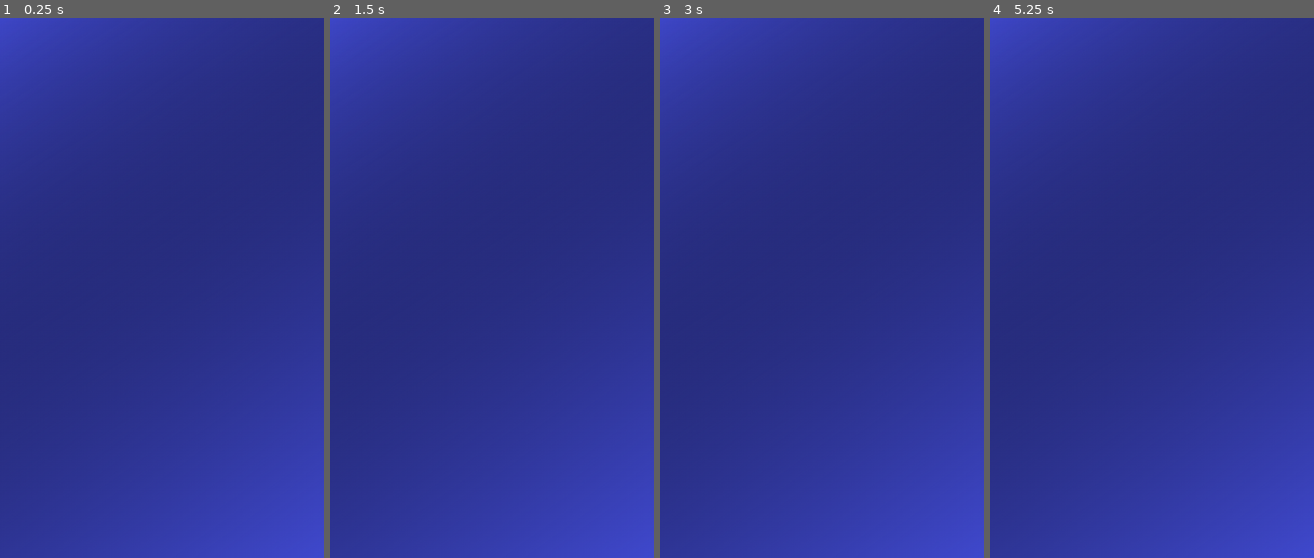
Above: before the commit, frames 1-4 (left to right).
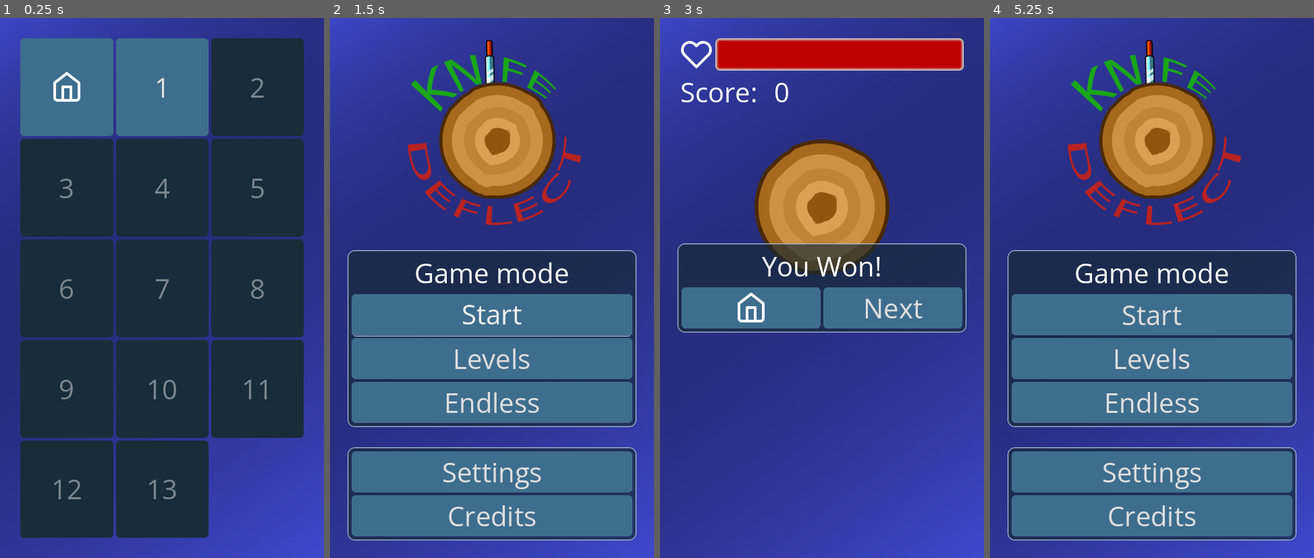
Above: after the commit, the same moments.

Repository: DimonNeAdekvat/Knife-Deflect
Game: Godot game, scene res://UI/levels.tscn
Same seed, same stepped clock (60 frames per second), same inputs: the game is played once before the commit and once after it. This scene is started directly instead of the project's main scene.
Inputs (mouse positions are in pixels of both pictures, inside the frame that each line leads up to):
- Up to frame 1 (0.25 s): no input
- Up to frame 2 (1.5 s): click (398, 88) at 0.52 s; click (492, 315) at 1.25 s, where only the run after the commit has a clickable "Start"
- Up to frame 3 (3 s): click (822, 315) at 2 s, where only the run after the commit has a clickable "Start"; click (822, 401) at 2.75 s, where only the run after the commit has a clickable "Endless"
- Up to frame 4 (5.25 s): click (1223, 309) at 3.5 s, where only the run after the commit has a clickable "Next"; click (1223, 309) at 4.25 s, where only the run after the commit has a clickable "Next"; click (1080, 309) at 5.02 s

The runs differ from the first frame. In frame 1, 72% of the frame differs, in the area x 6-94%, y 3-97%; in frame 2, 53%; in frame 3, 27%; in frame 4, 53%.
Error before the commit: Invalid access to property or key 'state' on a base object of type 'null instance'. (res://Scripts/level_loader.gd:7)

Commit message:
fixed compatibility

Diff:
--- a/UI/levels.tscn
+++ b/UI/levels.tscn
@@ -1,22 +1,9 @@
-[gd_scene load_steps=18 format=3 uid="uid://bhgqt7x7sb888"]
+[gd_scene load_steps=5 format=3 uid="uid://bhgqt7x7sb888"]
 
 [ext_resource type="Theme" uid="uid://b5sam0xashck5" path="res://UI/ui_default.tres" id="1_jqpsc"]
 [ext_resource type="Script" path="res://UI/levels.gd" id="1_mutc8"]
 [ext_resource type="PackedScene" uid="uid://dkri62q20y46i" path="res://UI/main_menu.tscn" id="2_g3jyf"]
 [ext_resource type="Texture2D" uid="uid://c311p8qlyy43p" path="res://Assets/background.png" id="5_2lo4r"]
-
-[ext_resource type="PackedScene" uid="uid://bayc8rm5vuoec" path="res://Levels/level2.tscn" id="5_bds0f"]
-[ext_resource type="PackedScene" uid="uid://bi7w8w4b6y2vb" path="res://Levels/level3.tscn" id="6_umiks"]
-[ext_resource type="PackedScene" uid="uid://mh08aaji7ak1" path="res://Levels/level4.tscn" id="7_w6kkq"]
-[ext_resource type="PackedScene" uid="uid://byekrh67c7p31" path="res://Levels/level5.tscn" id="8_kt74s"]
-[ext_resource type="PackedScene" uid="uid://c660q6dy77bid" path="res://Levels/level6.tscn" id="9_1owcw"]
-[ext_resource type="PackedScene" uid="uid://chxk1hm77yuq4" path="res://Levels/level7.tscn" id="10_qyf7l"]
-[ext_resource type="PackedScene" uid="uid://3i42imxg1f26" path="res://Levels/level8.tscn" id="11_hsvf0"]
-[ext_resource type="PackedScene" uid="uid://d21k0n54onqqq" path="res://Levels/level9.tscn" id="12_457v7"]
-[ext_resource type="PackedScene" uid="uid://bp258256a2sg8" path="res://Levels/level10.tscn" id="13_6gniq"]
-[ext_resource type="PackedScene" uid="uid://cqn24yif8u06q" path="res://Levels/level11.tscn" id="14_ivdjx"]
-[ext_resource type="PackedScene" uid="uid://cigmyh7e7xnoj" path="res://Levels/level12.tscn" id="15_cffu8"]
-[ext_resource type="PackedScene" uid="uid://d2pwasyj6xn87" path="res://Levels/level13.tscn" id="16_num5i"]
 
 [node name="Levels" type="Control"]
 layout_mode = 3
--- a/project.godot
+++ b/project.godot
@@ -14,6 +14,10 @@
 run/main_scene="res://UI/main_menu.tscn"
 config/features=PackedStringArray("4.0", "GL Compatibility")
 config/icon="res://icon.svg"
+
+[autoload]
+
+GameState="*res://Scripts/GameState.gd"
 
 [display]
 
@@ -42,7 +46,7 @@
 }
 on_click={
 "deadzone": 0.5,
-"events": [Object(InputEventMouseButton,"resource_local_to_s …(209 unchanged characters)… (98, 62),"factor":1.0,"button_index":1,"pressed":true,"double_click":false,"script":null)
+"events": [Object(InputEventMouseButton,"resource_local_to_s …(209 unchanged characters)… (98, 62),"factor":1.0,"button_index":1,"canceled":false,"pressed":true,"double_click":false,"script":null)
 ]
 }
 
